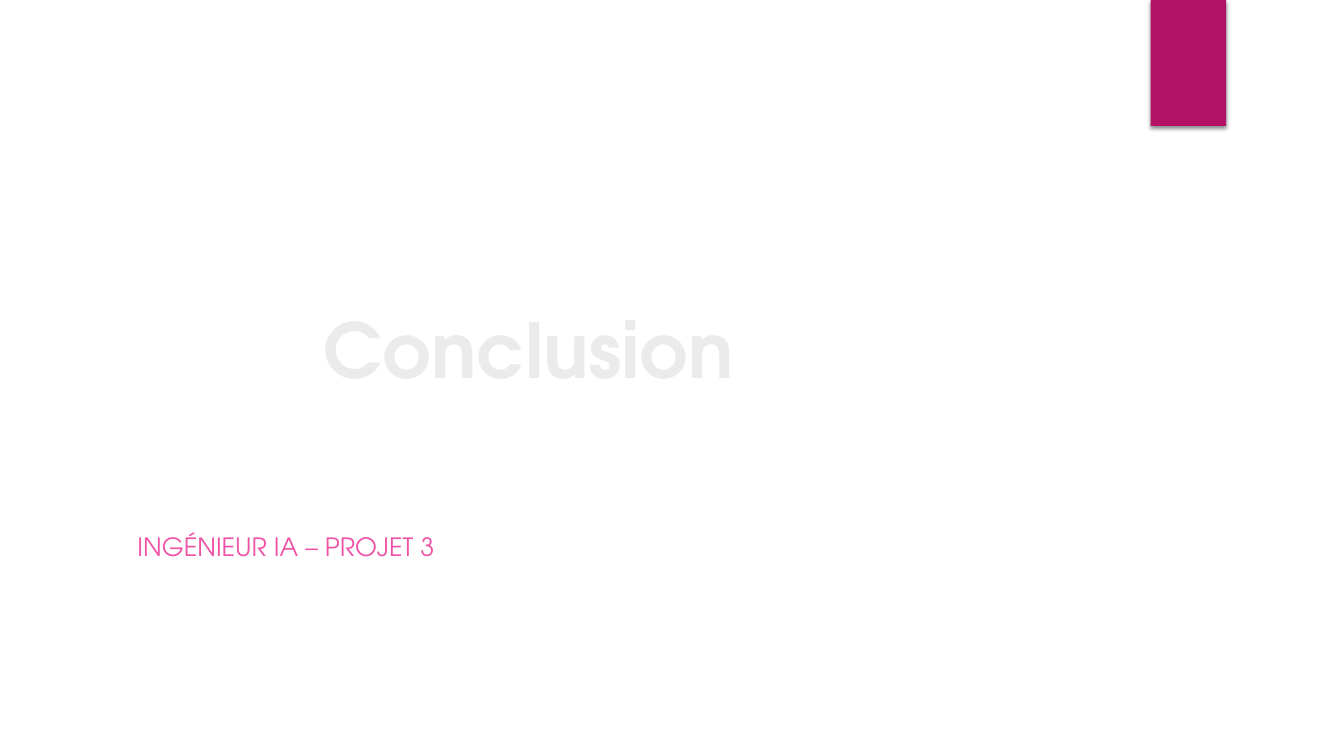
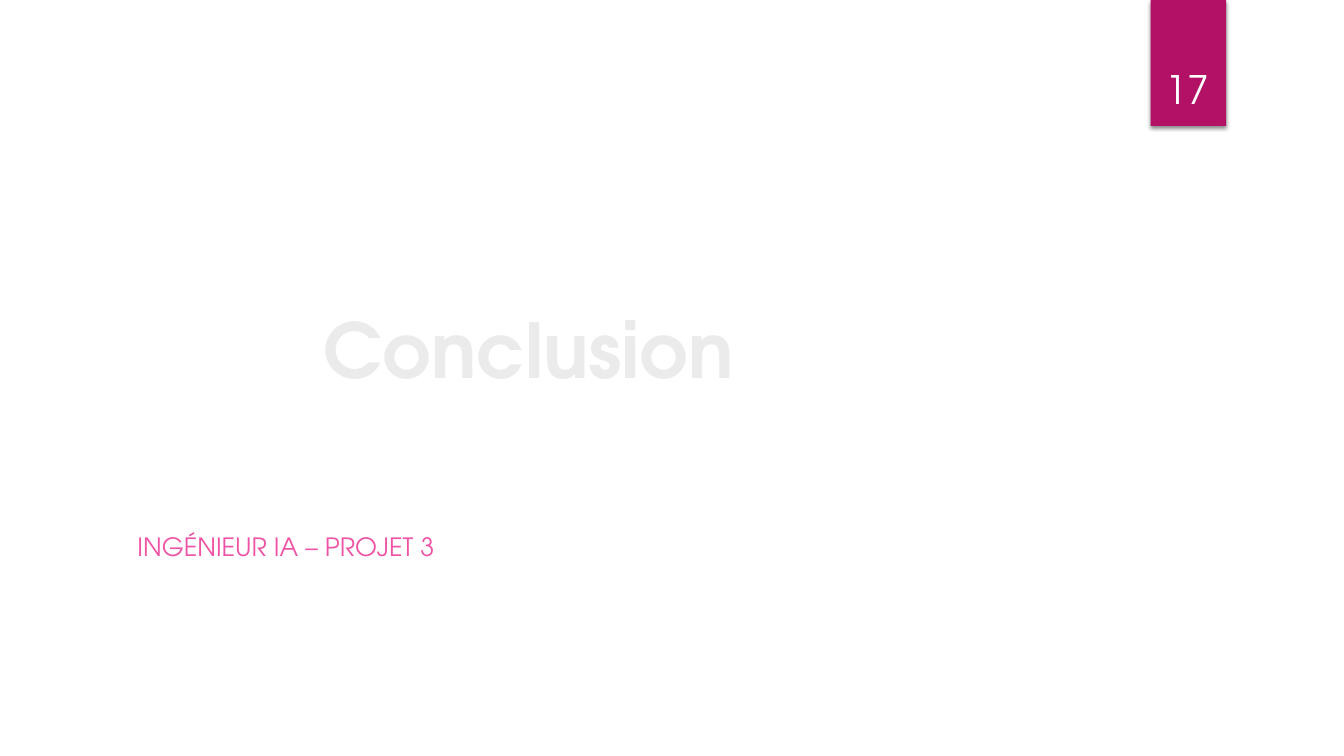
Before and after one commit to ThibaultDieudonne/OpenFoodFacts-Data-Exploration, a slide deck: slide 17 of P3_01_presentation.pptx. Drawn at 1344x756 pixels with LibreOffice and Linux fonts; fonts in the diff are those of the drawing; background and template pictures are left out. Boxes give left, top, right and bottom in pixels: in the first picture for what was removed or moved away, otherwise in the second. Text is boxed around its words. In the diff, an @@ line names an element or a change of style, - is before the commit and + after.

```diff
--- a/P3_01_presentation.pptx
+++ b/P3_01_presentation.pptx
@@ page number added at (x1=1166, y1=75, x2=1209, y2=104), 28 pt, text #FFFFFF @@
+17
```
Also in this commit, not shown: 16 other slides changed, 5 other files.
